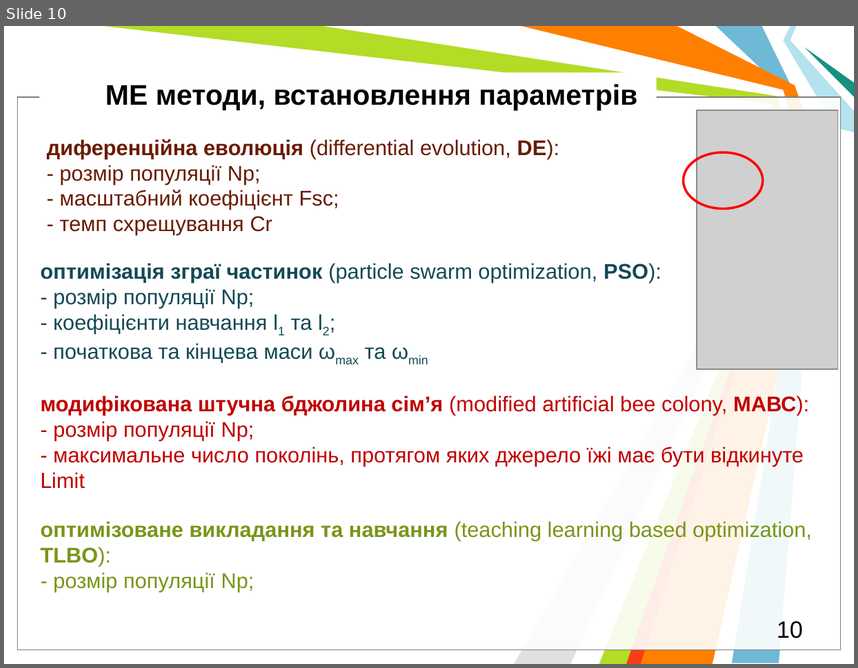
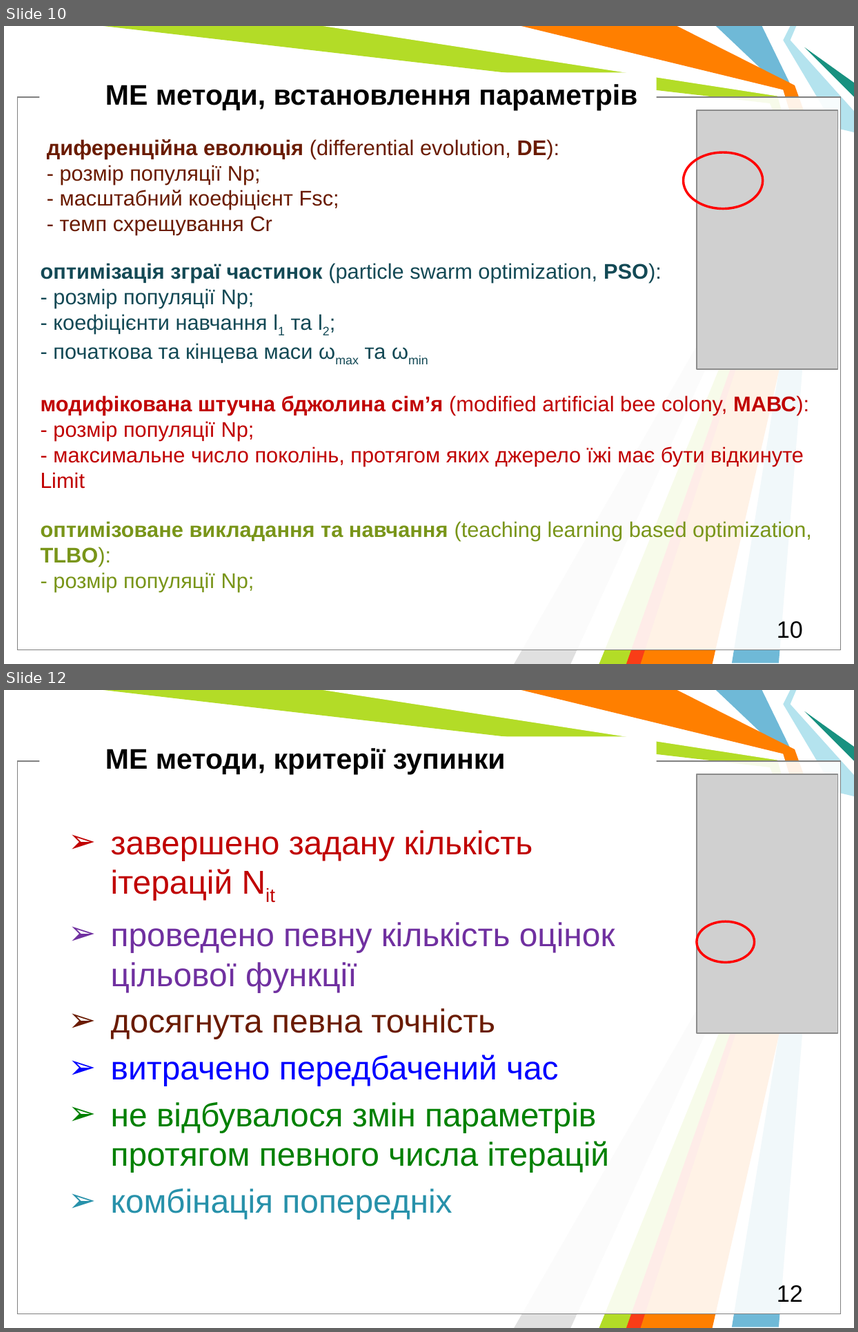
Before and after one commit to l432/NMK, a slide deck: Lecture/DAAD/DAAD_MetaH.pptm. Shown one above the other, each under a label of ours: slide 10 before the commit, slides 10 and 12 after it; the slides between them are not shown. The pictures are 858x668 and 858x1332 pixels, drawn with LibreOffice and Linux fonts; fonts in the diff are those of the drawing; grey boxes stand for pictures; background and template pictures are left out. Boxes give left, top, right and bottom in pixels: in the first picture for what was removed or moved away, otherwise in the second. Text is boxed around its words. In the diff, an @@ line names an element or a change of style, - is before the commit and + after.

```diff
--- a/Lecture/DAAD/DAAD_MetaH.pptm
+++ b/Lecture/DAAD/DAAD_MetaH.pptm
@@ slide 12 added at (4, 690, 854, 1328), background #FFFFFF; not listed: 11 template elements that a slide beside it also shows @@
@@ text added at (105, 748, 506, 774), 24 pt, text #000000, bold @@
+МЕ методи, критерії зупинки
@@ picture added at (697, 774, 838, 1034) @@
@@ text added at (111, 830, 615, 1219), 28 pt, text #008000 @@
+➢ завершено задану кількість ітерацій Nit
+➢ проведено певну кількість оцінок цільової функції
+➢ досягнута певна точність
+➢ витрачено передбачений час
+➢ не відбувалося змін параметрів протягом певного числа ітерацій
+➢ комбінація попередніх
@@ ellipse added at (697, 921, 755, 962), outline #FF0000 2 pt @@
@@ page number added at (777, 1285, 803, 1301), 20 pt, text #000000 @@
+12
```
Also in this commit, not shown: 2 slides changed, 10 other slides added, 6 slides removed.
